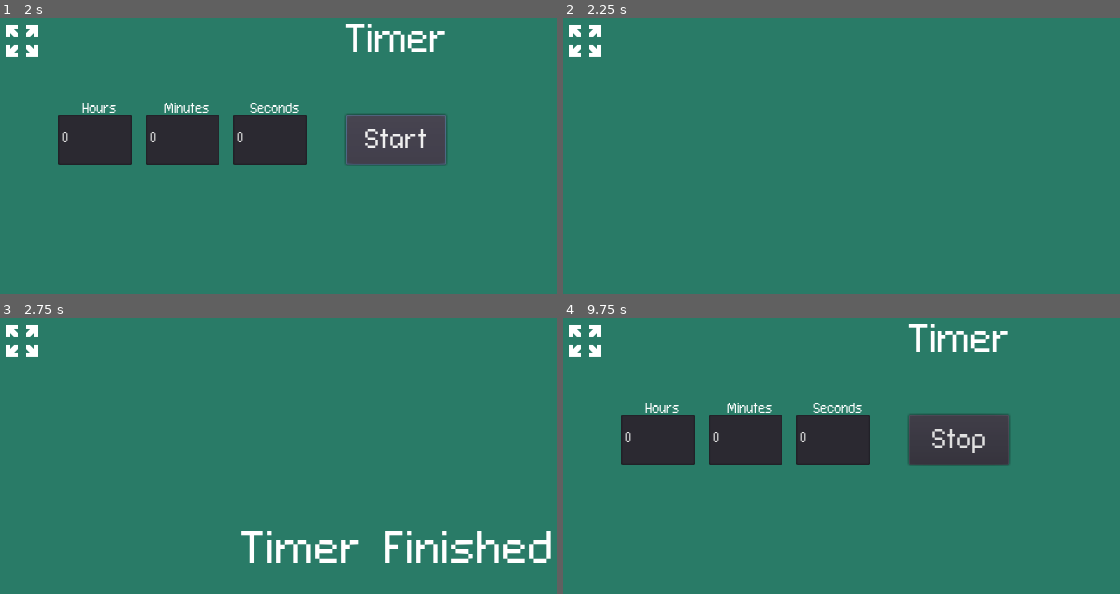
Above: before the commit, frames 1-4 (two rows, left to right).
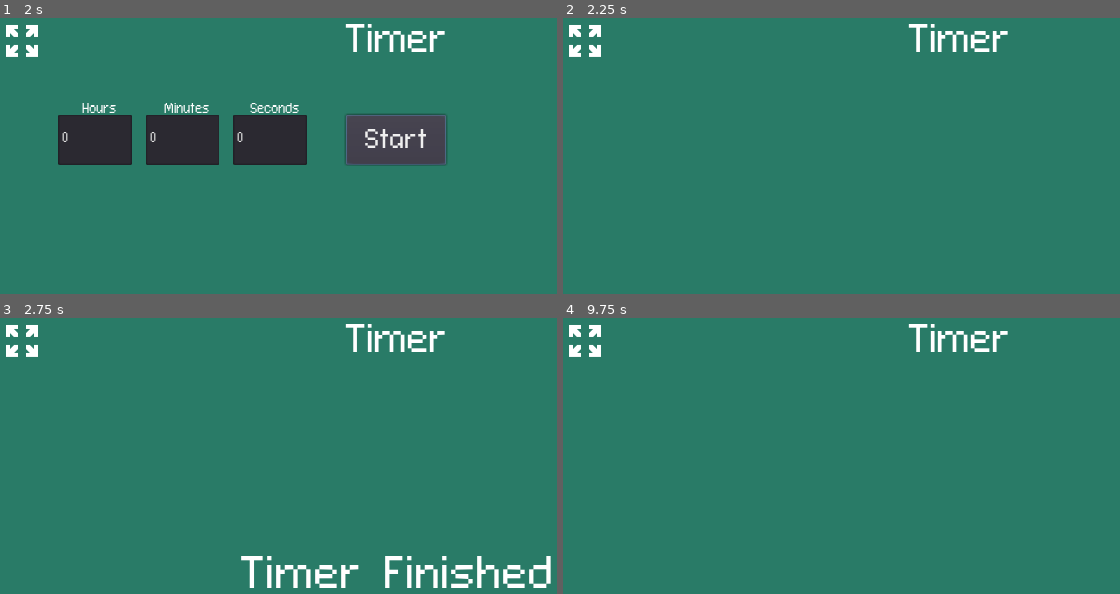
Above: after the commit, the same moments.

Repository: SleepyWombat-32/Timer
Game: Godot game, scene res://TimerScene.tscn
The game is run twice, just before and just after one commit, with the same random seed, the same clock (stepped at 60 frames per second) and the same inputs.
Inputs (mouse positions are in pixels of both pictures, inside the frame that each line leads up to):
- Up to frame 1 (2 s): click "Start" at 0.5 s; click "Start" at 1.25 s
- Up to frame 2 (2.25 s): click (585, 40) at 2 s
- Up to frame 3 (2.75 s): no input
- Up to frame 4 (9.75 s): click (585, 340) at 2.75 s; click "Stop" at 3.5 s; click (585, 340) at 4.25 s; click (585, 340) at 5 s; click "Start" at 5.75 s; click (585, 340) at 6.5 s; click "Stop" at 7.25 s; click "Stop" at 8 s; click (585, 340) at 8.75 s; tap Enter at 9.5 s

Frame 1 is identical in both runs. In frame 2, 0.7% of the frame differs, in the area x 61-80%, y 2-13%; in frame 3, 4.9%; in frame 4, 11%, in the area x 10-81%, y 30-54%.

Commit message:
Fixed Long Time Bug
when the user enters a long time, such as 9999 hours the code would not display seconds properly. This is now fixed and the player can't use over 999 hours in the timer

Timer code refactored & Logo added

Diff:
--- a/TimerScene.gd
+++ b/TimerScene.gd
@@ -5,19 +5,24 @@
 
 var paused = false
 func _on_StartTimerButton_pressed():
+	# checks how long the timer is
 	hours = $Time/Hours.text as int
 	minutes = $Time/Minutes.text as int
 	seconds = $Time/Seconds.text as int
 
+	# converts it into seconds
 	var time = (hours * 3600)\
 	 + (minutes * 60)\
 	 + (seconds)
+	# set timers wait time to the number of seconds the user defined
 	$Timer.wait_time = time
+	# start the timer (calls _on_Timer_timeout when the timer is up)
 	$Timer.start()
 
 
 
 func _on_SecondTimer_timeout():
+	# updates the display every second to show the user what is happening
 	var h = calculate_hours()
 	var m = calculate_minutes()
 	var s = calculate_seconds()
@@ -58,16 +63,15 @@
 	else:
 		return str(s_to_display) + " seconds"
 
-func _on_Hours_text_entered(new_text):
+func _on_Hours_text_entered(_new_text):
 	$Time/Minutes.grab_focus()
 	$Time/Minutes.caret_position = len($Time/Minutes.text)
 
-func _on_Minutes_text_entered(new_text):
+func _on_Minutes_text_entered(_new_text):
 	$Time/Seconds.grab_focus()
 	$Time/Seconds.caret_position = len($Time/Seconds.text)
-func _on_Seconds_text_entered(new_text):
-	pass
-
+func _on_Seconds_text_entered(_new_text):
+	$StartTimerButton.grab_focus()
 
 func _on_FullScreen_pressed():
 	if $FullScreenPopup.visible:
--- a/TimerScene.tscn
+++ b/TimerScene.tscn
@@ -71,6 +71,7 @@
 margin_right = 168.0
 margin_bottom = 192.0
 text = "0"
+max_length = 3
 
 [node name="Label" type="Label" parent="Time/Hours"]
 margin_top = -16.0
@@ -85,6 +86,7 @@
 margin_right = 280.0
 margin_bottom = 192.0
 text = "0"
+max_length = 3
 
 [node name="Label" type="Label" parent="Time/Minutes"]
 margin_top = -16.0
@@ -99,6 +101,7 @@
 margin_right = 392.0
 margin_bottom = 192.0
 text = "0"
+max_length = 3
 
 [node name="Label" type="Label" parent="Time/Seconds"]
 margin_top = -16.0
@@ -122,9 +125,9 @@
 expand = true
 
 [node name="FullScreenPopup" type="Popup" parent="."]
-visible = true
-anchor_right = 1.0
-anchor_bottom = 1.0
+anchor_right = 1.0
+anchor_bottom = 1.0
+margin_top = 64.0
 mouse_filter = 2
 
 [node name="ColorRect" type="ColorRect" parent="FullScreenPopup"]
@@ -141,14 +144,6 @@
 align = 1
 valign = 1
 autowrap = true
-
-[node name="FullScreen2" type="TextureButton" parent="FullScreenPopup"]
-margin_right = 64.0
-margin_bottom = 64.0
-texture_normal = ExtResource( 4 )
-texture_pressed = ExtResource( 4 )
-texture_hover = ExtResource( 4 )
-expand = true
 
 [node name="TimeLeft" type="HBoxContainer" parent="FullScreenPopup"]
 margin_left = 64.0
@@ -225,4 +220,3 @@
 [connection signal="timeout" from="Timer" to="." method="_on_Timer_timeout"]
 [connection signal="timeout" from="SecondTimer" to="." method="_on_SecondTimer_timeout"]
 [connection signal="pressed" from="FullScreen" to="." method="_on_FullScreen_pressed"]
-[connection signal="pressed" from="FullScreenPopup/FullScreen2" to="." method="_on_FullScreen_pressed"]
Binary file added: Assets/TimerLogo.png
Not shown, added: Assets/TimerLogo.png.import
